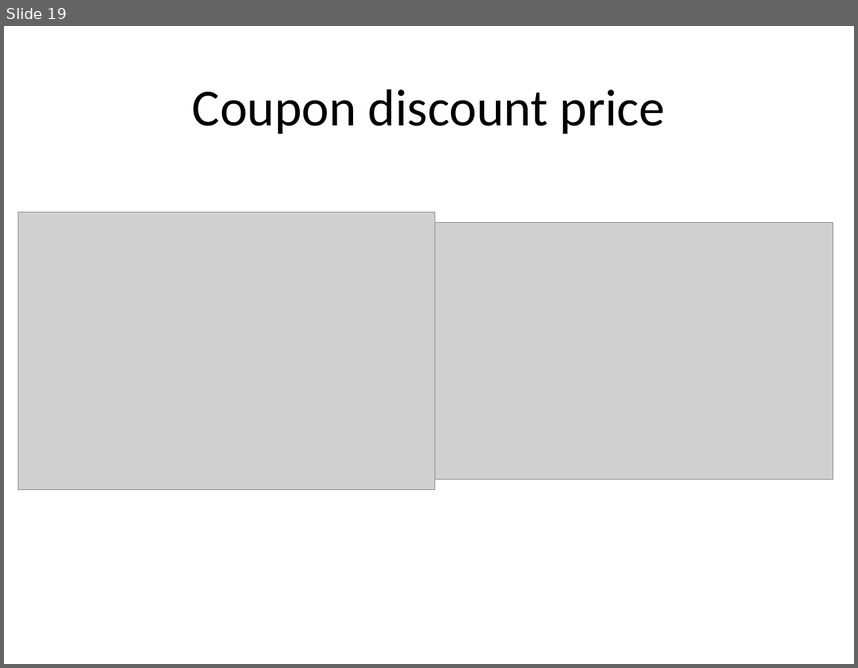
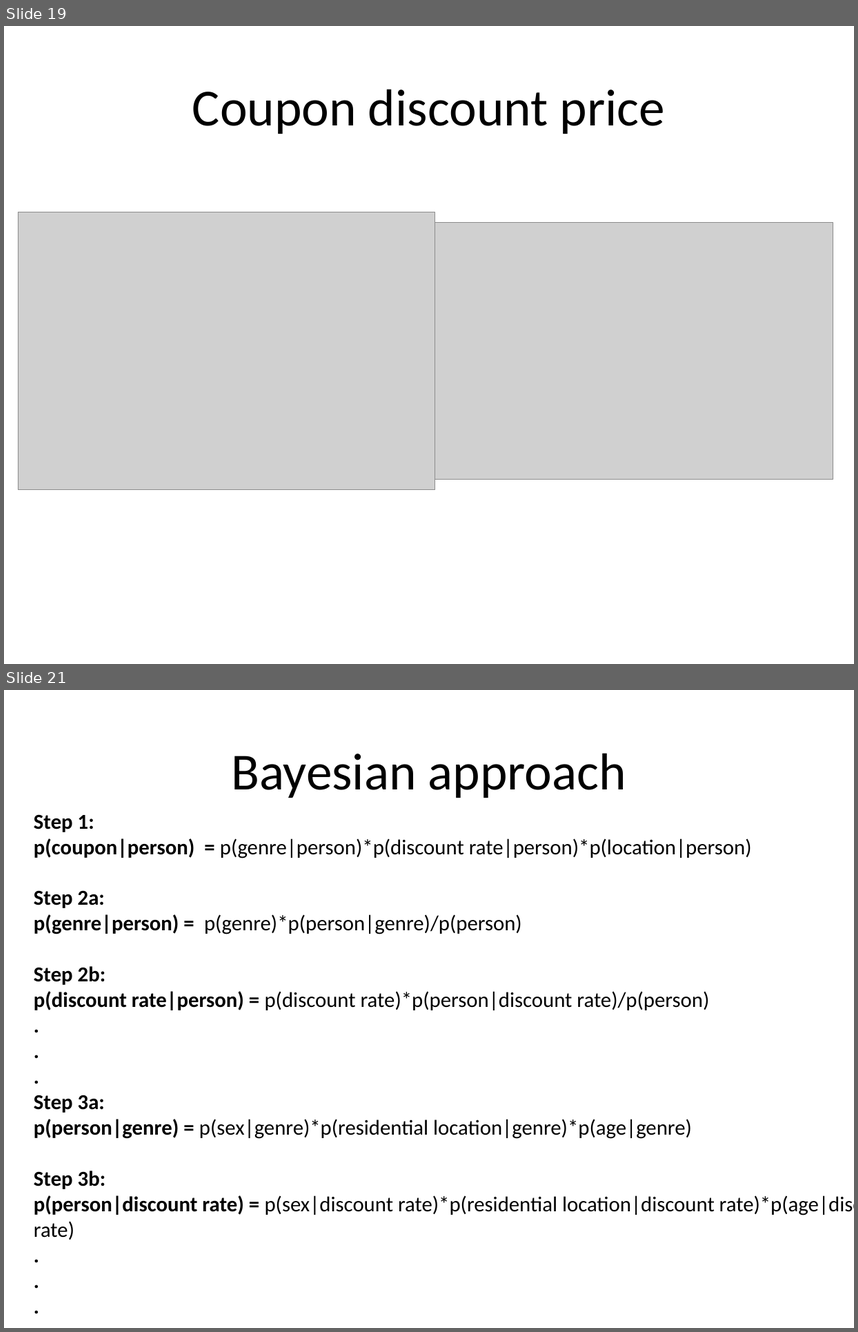
Before and after one commit to rkrtiwari/ponpare, a slide deck: exploratory_analysis.pptx. Shown one above the other, each under a label of ours: slide 19 before the commit, slides 19 and 21 after it; the slides between them are not shown. The pictures are 858x668 and 858x1332 pixels, drawn with LibreOffice and Linux fonts; fonts in the diff are those of the drawing; grey boxes stand for pictures. Boxes give left, top, right and bottom in pixels: in the first picture for what was removed or moved away, otherwise in the second. Text is boxed around its words. In the diff, an @@ line names an element or a change of style, - is before the commit and + after.

Commit message:
added bayesian implementation detail

```diff
--- a/exploratory_analysis.pptx
+++ b/exploratory_analysis.pptx
@@ slide 21 added at <box>4,690,854,1328</box>, background #FFFFFF @@
@@ title added at <box>231,753,626,798</box>, 44 pt, text #000000 @@
+Bayesian approach
@@ text added at <box>34,814,854,1239</box>, 18 pt, text #000000 @@
+Step 1:
+p(coupon|person) = p(genre|person)*p(discount rate|person)*p(location|person)
+Step 2a:
+p(genre|person) = p(genre)*p(person|genre)/p(person)
+Step 2b:
+p(discount rate|person) = p(discount rate)*p(person|discount rate)/p(person)
+.
+.
+.
+Step 3a:
+p(person|genre) = p(sex|genre)*p(residential location|genre)*p(age|genre)
+Step 3b:
+p(person|discount rate) = p(sex|discount rate)*p(residential location|discount rate)*p(age|discount rate)
+.
+.
+.
```
Also in this commit, not shown: 4 other slides added.
